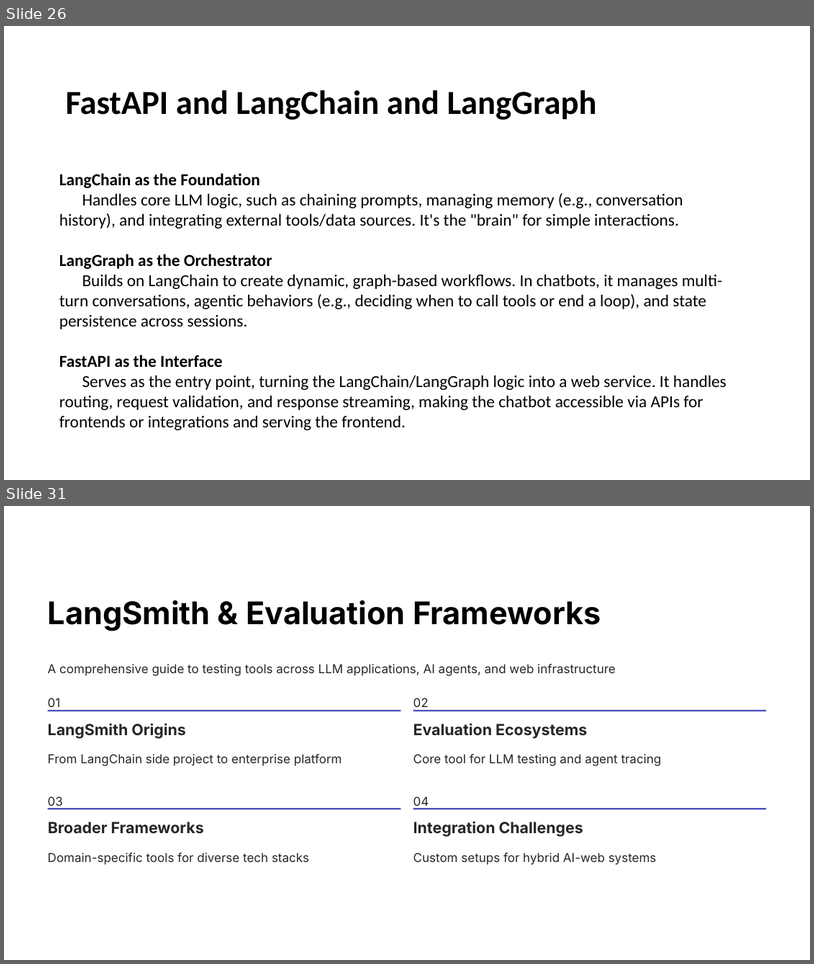
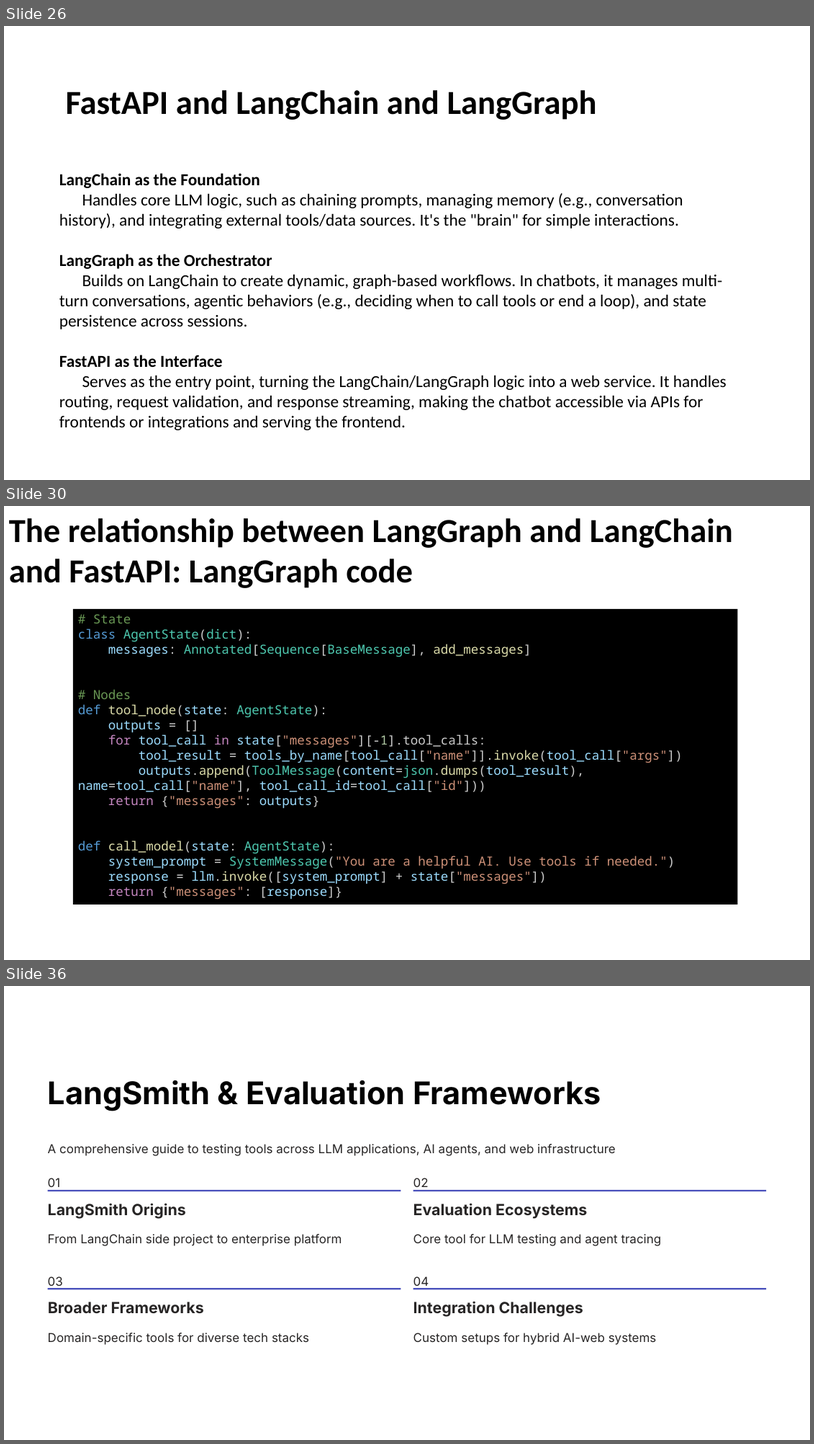
Before and after one commit to enoch-sit/proj01_chatbot_edu, a slide deck: week08/AI Agent Design III LangSmith-and-Evaluation-Frameworks.pptx. Shown one above the other, each under a label of ours: slides 26 and 31 before the commit, slides 26, 30 and 36 after it; the slides between them are not shown. The pictures are 814x964 and 814x1444 pixels, drawn with LibreOffice and Linux fonts; fonts in the diff are those of the drawing. Boxes give left, top, right and bottom in pixels: in the first picture for what was removed or moved away, otherwise in the second. Text is boxed around its words. In the diff, an @@ line names an element or a change of style, - is before the commit and + after.

```diff
--- a/week08/AI Agent Design III LangSmith-and-Evaluation-Frameworks.pptx
+++ b/week08/AI Agent Design III LangSmith-and-Evaluation-Frameworks.pptx
@@ slide 30 added at <box>4,506,810,960</box>, background #000000; not listed: 1 template element that a slide beside it also shows @@
@@ text added at <box>9,518,733,588</box>, 48 pt, text #000000, bold @@
+The relationship between LangGraph and LangChain and FastAPI: LangGraph code
@@ rectangle added at <box>73,609,738,904</box>, fill #000000, 18 pt, text #9CDCFE @@
+# State
+class AgentState(dict):
+messages: Annotated[Sequence[BaseMessage], add_messages]
+# Nodes
+def tool_node(state: AgentState):
+outputs = []
+for tool_call in state["messages"][-1].tool_calls:
+tool_result = tools_by_name[tool_call["name"]].invoke(tool_call["args"])
+outputs.append(ToolMessage(content=json.dumps(tool_result), name=tool_call["name"], tool_call_id=tool_call["id"]))
+return {"messages": outputs}
+def call_model(state: AgentState):
+system_prompt = SystemMessage("You are a helpful AI. Use tools if needed.")
+response = llm.invoke([system_prompt] + state["messages"])
+return {"messages": [response]}
@@ what was slide 31 is now slide 36 @@
```
Also in this commit, not shown: 9 slides changed, 6 other slides added, 2 slides removed, 6 other files.
